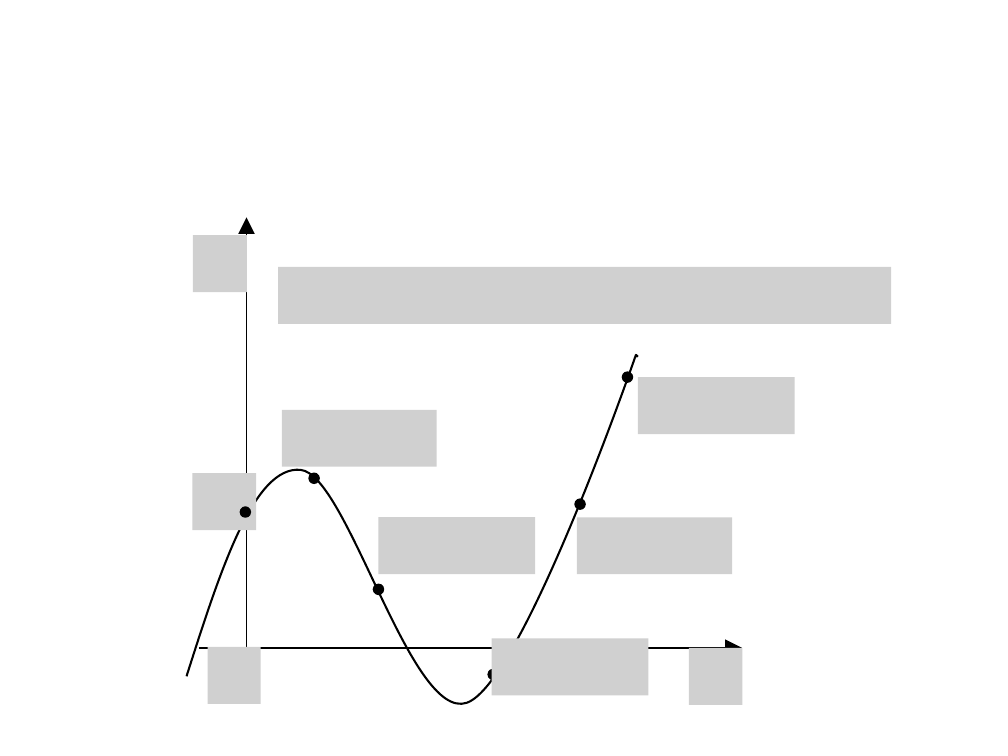
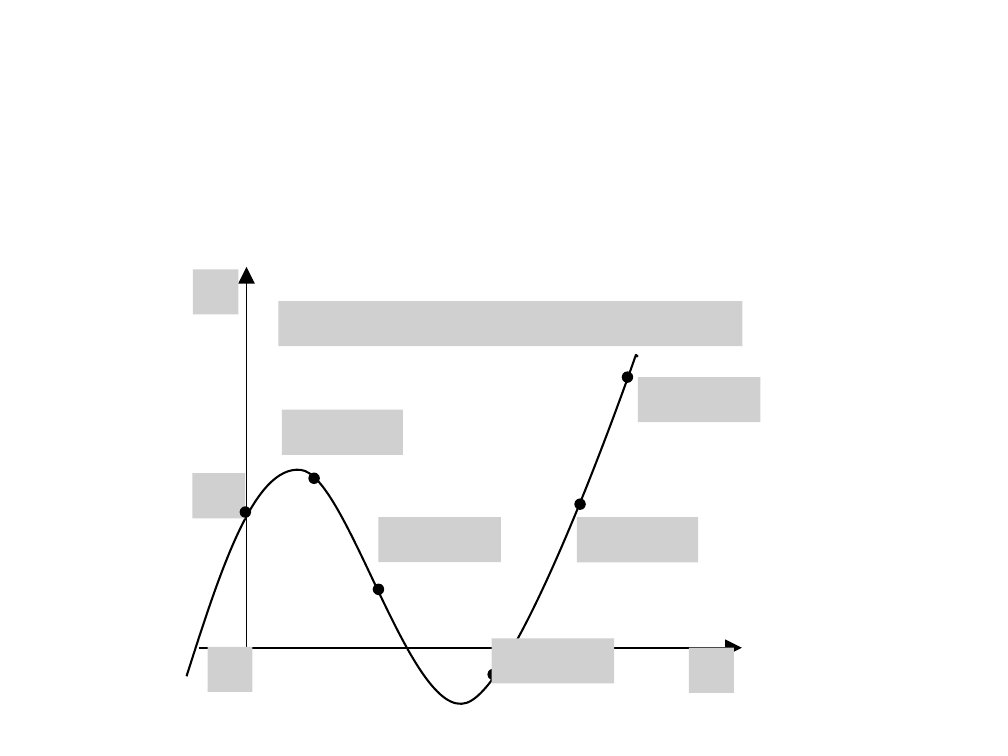
Before and after one commit to herumi/ango-src, a slide deck: slide 1 of img/ss.pptx. Drawn at 1008x756 pixels with LibreOffice and Linux fonts; fonts in the diff are those of the drawing; grey boxes stand for pictures. Boxes give left, top, right and bottom in pixels: in the first picture for what was removed or moved away, otherwise in the second. Text is boxed around its words. In the diff, an @@ line names an element or a change of style, - is before the commit and + after.

```diff
--- a/img/ss.pptx
+++ b/img/ss.pptx
@@ arrow moved from (246, 665) - (246, 218) to (246, 665) - (246, 266) @@
@@ picture: place and size @@
-picture at (194,236,248,292)
+picture at (194,270,240,314)
@@ picture: place and size @@
-picture at (278,266,891,323)
+picture at (278,300,742,345)
@@ picture: place and size @@
-picture at (637,377,794,433)
+picture at (637,377,760,421)
@@ picture: place and size @@
-picture at (282,409,437,466)
+picture at (282,409,403,454)
@@ picture: place and size @@
-picture at (192,474,256,530)
+picture at (192,474,244,518)
@@ picture: place and size @@
-picture at (379,518,536,575)
+picture at (379,518,502,562)
@@ picture: place and size @@
-picture at (577,518,732,575)
+picture at (577,518,698,562)
@@ picture: place and size @@
-picture at (208,647,260,704)
+picture at (208,647,252,691)
@@ picture: place and size @@
-picture at (492,639,649,696)
+picture at (492,639,615,683)
@@ picture: place and size @@
-picture at (689,647,744,704)
+picture at (689,647,734,691)
```
Also in this commit, not shown: 2 other files.
